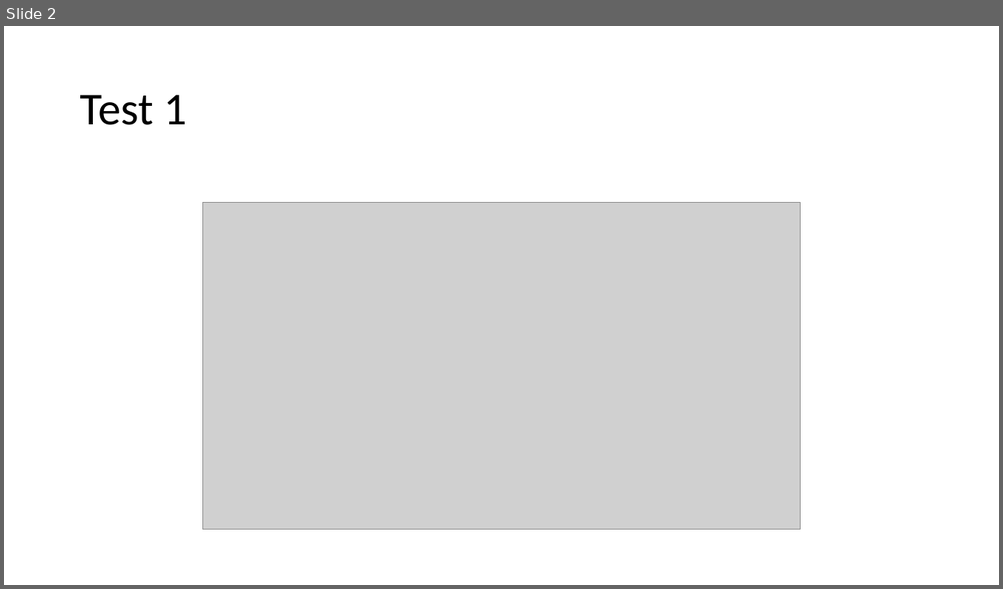
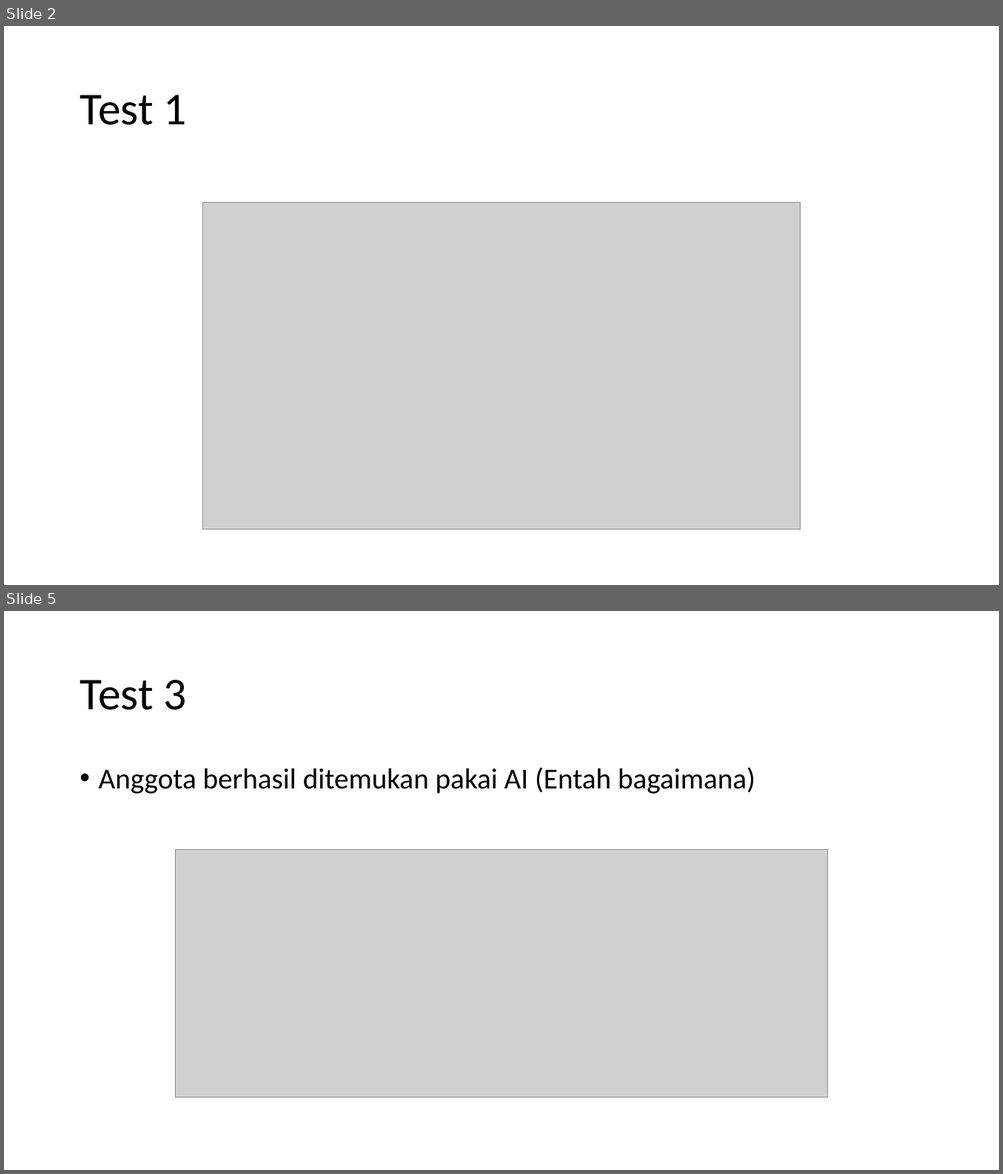
Before and after one commit to ilham513/mypresence, a slide deck: desain/cara kerja algoritma sequence.pptx. Shown one above the other, each under a label of ours: slide 2 before the commit, slides 2 and 5 after it; the slides between them are not shown. The pictures are 1003x589 and 1003x1174 pixels, drawn with LibreOffice and Linux fonts; fonts in the diff are those of the drawing; grey boxes stand for pictures. Boxes give left, top, right and bottom in pixels: in the first picture for what was removed or moved away, otherwise in the second. Text is boxed around its words. In the diff, an @@ line names an element or a change of style, - is before the commit and + after.

Commit message:
test

```diff
--- a/desain/cara kerja algoritma sequence.pptx
+++ b/desain/cara kerja algoritma sequence.pptx
@@ slide 5 added at (4,611,999,1170), background #FFFFFF @@
@@ title added at (79,680,187,710), 44 pt, text #000000 @@
+Test 3
@@ text added at (99,767,755,794), 28 pt, text #000000 @@
+• Anggota berhasil ditemukan pakai AI (Entah bagaimana)
@@ picture added at (176,850,828,1098) @@
```
Also in this commit, not shown: 3 other slides added, 1 slide removed, 7 other files.
